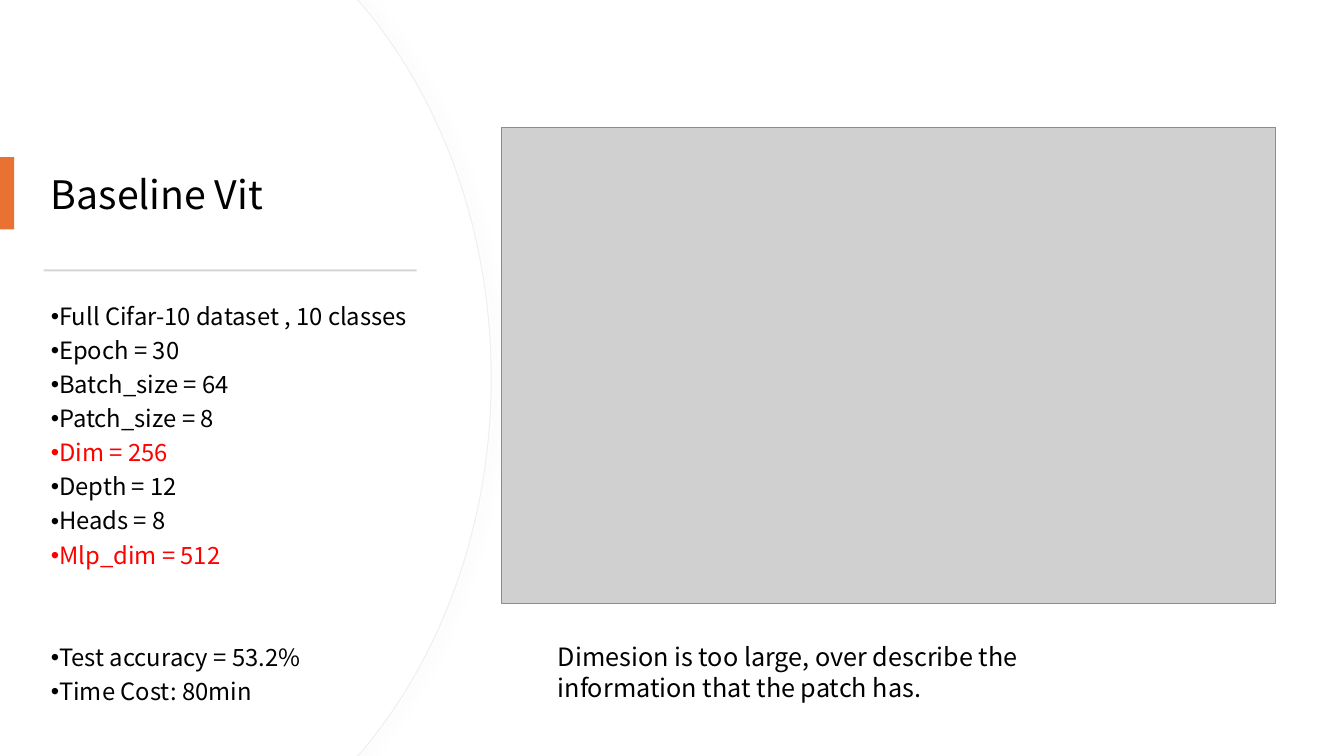
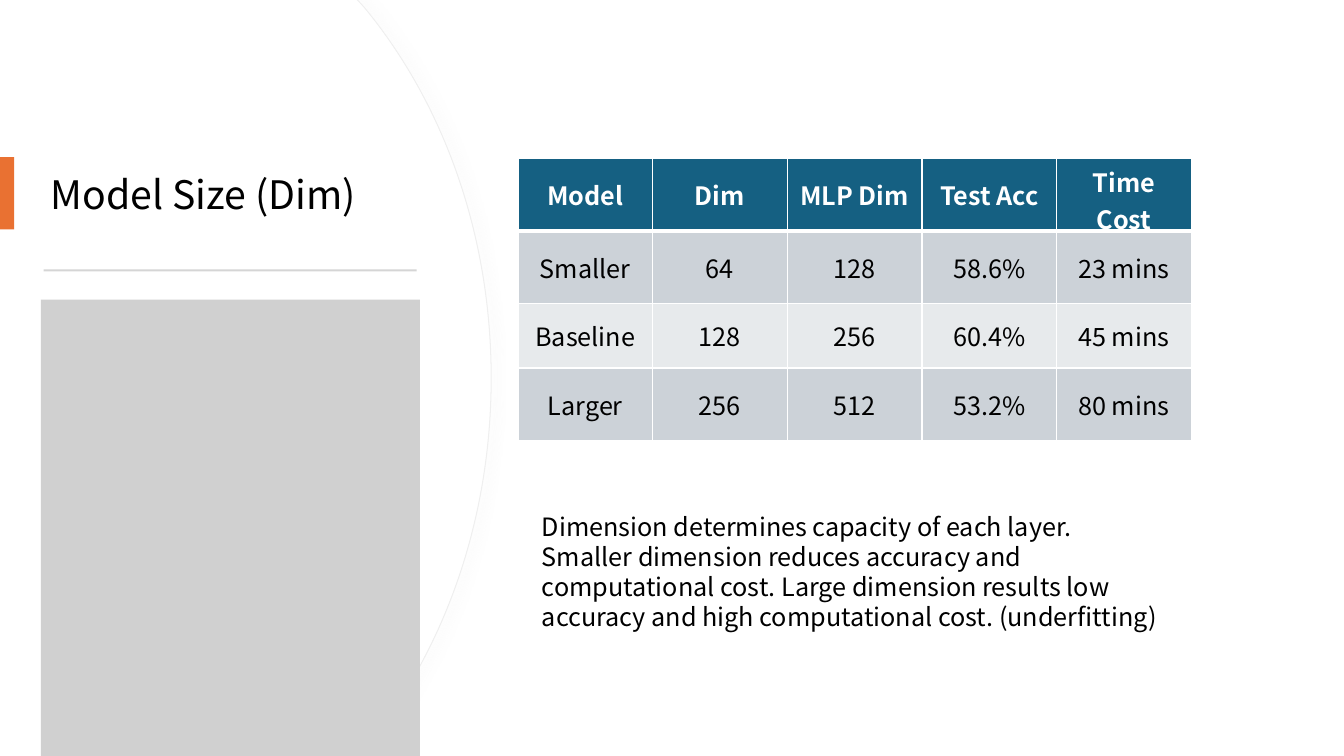
Before and after one commit to 410oldfish/Adv-CV, a slide deck: slide 11 of A1/Report/Vit.pptx. Drawn at 1344x756 pixels with LibreOffice and Linux fonts; fonts in the diff are those of the drawing; grey boxes stand for pictures; background and template pictures are left out. Boxes give left, top, right and bottom in pixels: in the first picture for what was removed or moved away, otherwise in the second. Text is boxed around its words. In the diff, an @@ line names an element or a change of style, - is before the commit and + after.

```diff
--- a/A1/Report/Vit.pptx
+++ b/A1/Report/Vit.pptx
@@ picture removed at (502,128,1275,604) @@
@@ title at (51,177,355,217): text changed @@
-Baseline Vit
+Model Size (Dim)
@@ table added at (518,158,1194,441), 4 rows, 5 columns @@
+Model | Dim | MLP Dim | Test Acc | Time Cost
+Smaller | 64 | 128 | 58.6% | 23 mins
+Baseline | 128 | 256 | 60.4% | 45 mins
+Larger | 256 | 512 | 53.2% | 80 mins
@@ picture added at (41,299,420,756) @@
@@ text removed at (59,305,407,701) @@
-• Full Cifar-10 dataset , 10 classes
-• Epoch = 30
-• Batch_size = 64
-• Patch_size = 8
-• Dim = 256
-• Depth = 12
-• Heads = 8
-• Mlp_dim = 512
-• Test accuracy = 53.2%
-• Time Cost: 80min
@@ text at (542,515,1156,633): text changed @@
-Dimesion is too large, over describe the information that the patch has.
+Dimension determines capacity of each layer. Smaller dimension reduces accuracy and computational cost. Large dimension results low accuracy and high computational cost. (underfitting)
```
Also in this commit, not shown: 5 other slides changed.
